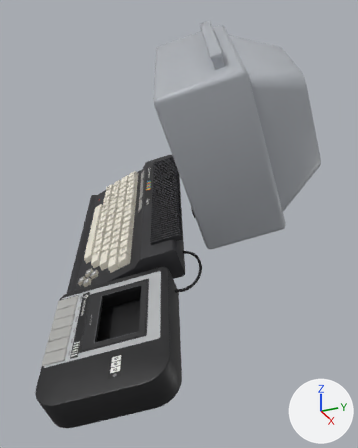
Two versions of the glTF model godot/themes/console/models/systems/plus4.glb, one commit apart.
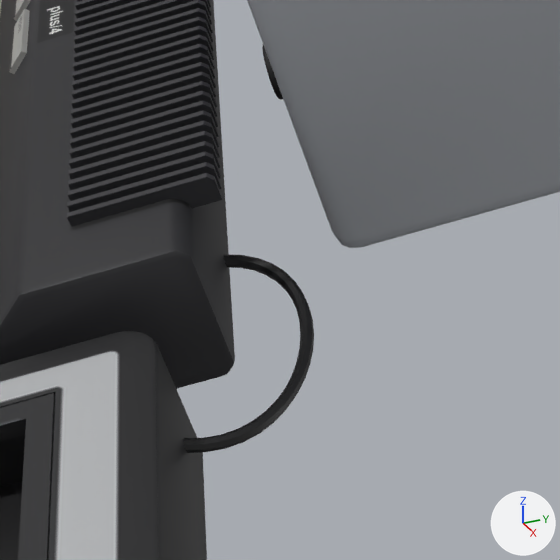
There are two pictures of each version: one whole from a camera (50 mm lens) standing at (1.207, -0.532, 0.825) and looking at (0.058, -0.015, 0.251), one close up on the part from 38% to 71% of the width and 44% to 70% of the height. Arrows for +X, +Y and +Z are at lower right; the lights stay in place. The first two pictures are the older version. Where no turn or scale is listed for an object, it has been applied to the vertices. Vertices at exactly the same position are counted once.

The scene before the commit, as lines of its bpy script (objects in view):
```python
me_lid_001 = bpy.data.meshes.new('lid.001')
me_lid_001.from_pydata(...)  # 16 vertices, 32 faces; spans x -0.147..0.085, y -0.166..0.039, z -0.07..0.013
me_lid_001.materials.append(mat_case)  # picture img_plus4_print
me_plus4 = bpy.data.meshes.new('plus4')
me_plus4.from_pydata(...)  # 2437 vertices, 4312 faces; spans x -0.266..0.734, y -0.254..0.703, z -0.082..0.68
# faces by material slot: [2584, 934, 410, 384]
me_plus4.materials.append(mat_case)  # picture img_plus4_print
me_plus4.materials.append(mat_tv)  # grey #aeb2b8
me_plus4.materials.append(mat_dark)  # black #0a0a0b
me_plus4.materials.append(mat_glass)  # picture img_plus4_media
ob_lid = bpy.data.objects.new('lid', me_lid_001)
ob_lid.location = (0.2905, -0.2025, 0.1751)
ob_plus4 = bpy.data.objects.new('plus4', me_plus4)
ob_plus4.location = (-0.2337, -0.2243, 0.0817)
```
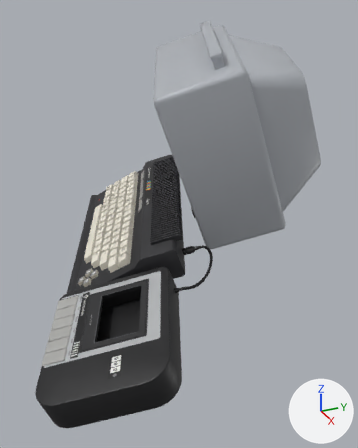
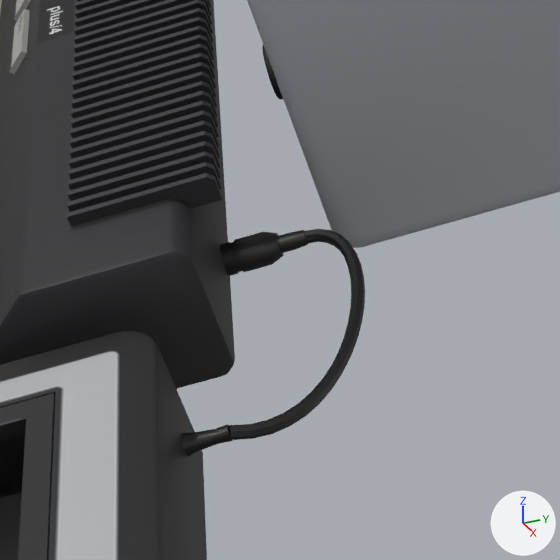
Boxes [x1, y1, x2, y2] around the edits, measured in the close-ups (560 x 560 px):
part 1 of me_plus4, rebuilt (6% taller)
    before: [183, 254, 314, 453]
    after: [229, 229, 365, 440]
part 2 of me_plus4, added
    after: [220, 232, 283, 276]
part 3 of me_plus4, added
    after: [181, 424, 232, 457]
part 4 of me_plus4, added
    after: [277, 230, 308, 253]

Patch to the scene script:
```diff
--- a/godot/themes/console/models/systems/plus4.glb.py
+++ b/godot/themes/console/models/systems/plus4.glb.py
@@ me_plus4 @@
 # used by ob_plus4; location = (-0.2337, -0.2243, 0.0817)
-me_plus4.from_pydata(...)  # 2437 vertices, 4312 faces; spans x -0.266..0.734, y -0.254..0.703, z -0.082..0.68
+me_plus4.from_pydata(...)  # 2709 vertices, 4840 faces; spans x -0.266..0.734, y -0.254..0.703, z -0.082..0.68
+# me_plus4 part 1: the loose piece of 168 vertices spanning x 0.327..0.481, y 0.114..0.233, z 0.074..0.104 is rebuilt with 168 vertices and now spans x 0.347..0.491, y 0.137..0.264, z 0.083..0.123
+# me_plus4 part 2: a new loose piece of 112 vertices spanning x 0.322..0.351, y 0.2..0.238, z 0.092..0.118, in mat_case (picture img_plus4_print)
+# me_plus4 part 3: a new loose piece of 80 vertices spanning x 0.466..0.488, y 0.11..0.14, z 0.072..0.092, in mat_case (picture img_plus4_print)
+# me_plus4 part 4: a new loose piece of 48 vertices spanning x 0.339..0.355, y 0.23..0.25, z 0.106..0.12, in mat_case (picture img_plus4_print)
+# other edits to the shape of me_plus4 do not show in these pictures
 me_plus4.materials.append(mat_case)
```
